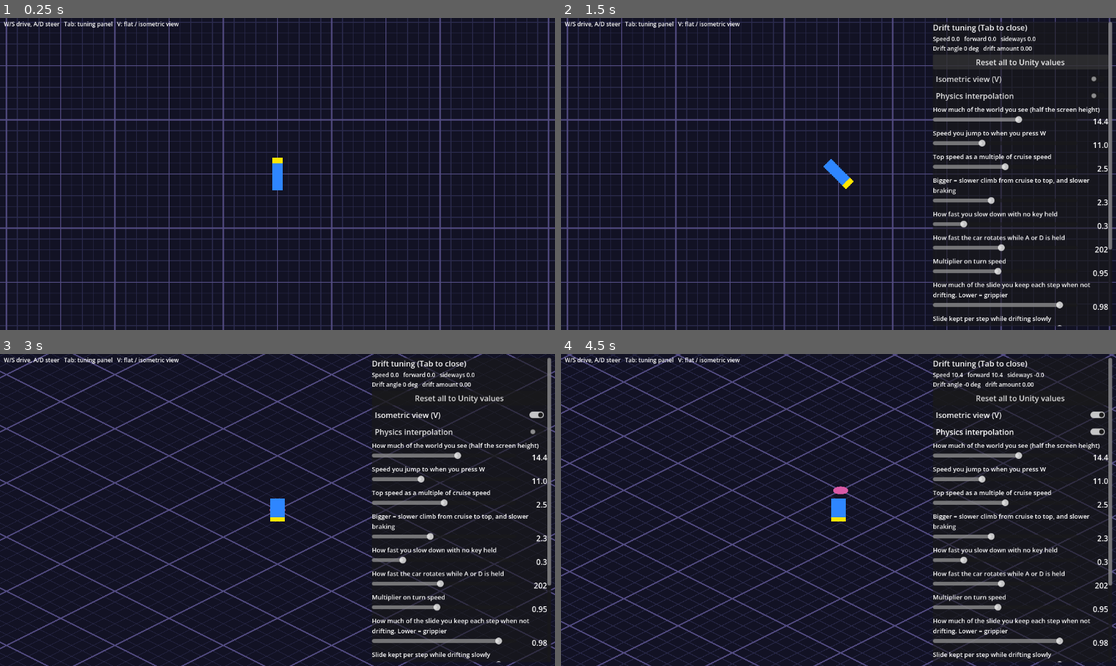
Above: before the commit, frames 1-4 (two rows, left to right).
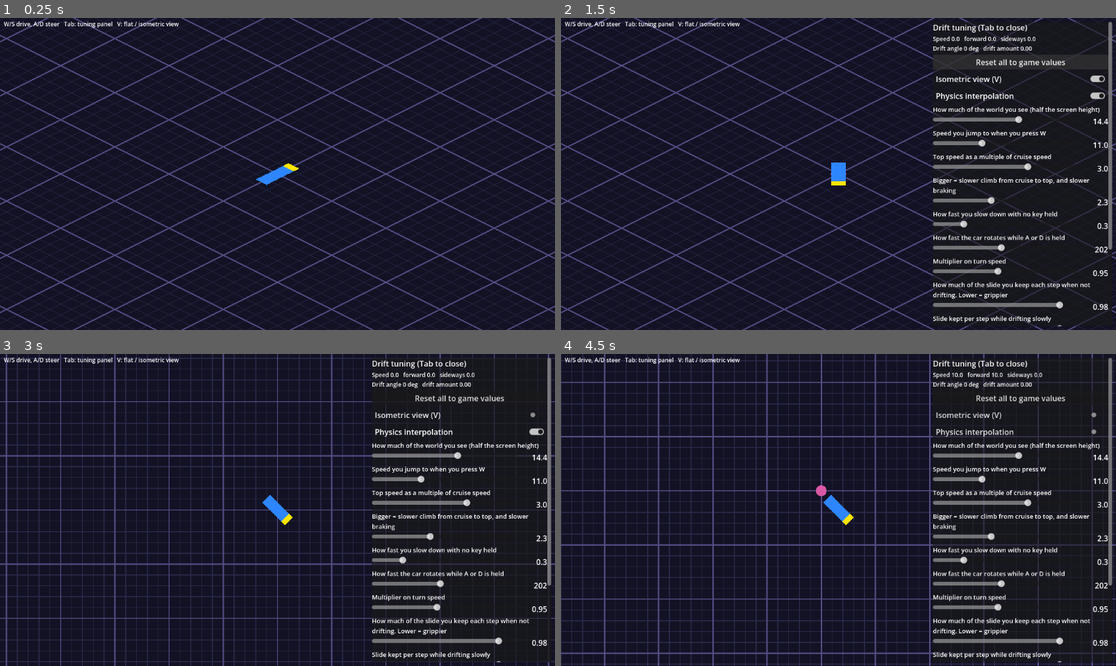
Above: after the commit, the same moments.

Repository: akyrat/solid-carbide-game
Game: Godot game, scene res://scenes/drift_prototype/drift_prototype.tscn
Same seed, same stepped clock (60 frames per second), same inputs: the game is played once before the commit and once after it.
Inputs (mouse positions are in pixels of both pictures, inside the frame that each line leads up to):
- Up to frame 1 (0.25 s): no input
- Up to frame 2 (1.5 s): tap Enter at 0.5 s; move the mouse to (960, 158) at 0.52 s; hold D (car_steer_right) 0.53-1.25 s; tap Tab (toggle_tuning_panel) at 0.6 s; click (960, 158) at 0.67 s; click (1021, 61) at 1.25 s, where only the run before the commit has a clickable "Reset all to Unity values"
- Up to frame 3 (3 s): click (460, 397) at 2 s, where only the run after the commit has a clickable "Reset all to game values"; click "Isometric view (V)" at 2.75 s
- Up to frame 4 (4.5 s): click "Physics interpolation" at 3.5 s; tap W (car_accelerate) at 4.25 s; drag from (727, 525) to (810, 572) at 4.27 s

The runs differ from the first frame. In frame 1, 22% of the frame differs, in the area x 0-100%, y 0-100%; in frame 2, 17%; in frame 3, 17%; in frame 4, 20%.

Commit message:
T-029: drift defaults after playtest (top speed 3.0, interpolation on, iso start, reset to game values)
Co-Authored-By: Claude Sonnet 5.5 <noreply@anthropic.com>

Diff:
--- a/game/project.godot
+++ b/game/project.godot
@@ -54,4 +54,4 @@
 [physics]
 
 common/physics_ticks_per_second=50
-common/physics_interpolation=false
+common/physics_interpolation=true
--- a/game/scripts/driving/car_tuning.gd
+++ b/game/scripts/driving/car_tuning.gd
@@ -2,7 +2,9 @@
 ## The car's handling values, copied from the board's Unity prototype.
 ##
 ## Defaults are the "Value in project files (used)" column of the Unity prototype
-## report, section 5 (docs/drifting/unity-prototype-report.md). SETTINGS lists the
+## report, section 5 (docs/drifting/unity-prototype-report.md), except top speed
+## multiplier, which the board set to 3.0 after playtesting (Drifting, Decisions,
+## 2026-10-09). UNITY keeps the Unity values for reference. SETTINGS lists the
 ## tuning sliders from the report's section 8 ("Proposed settings for the Godot
 ## prototype"), except off-road damping and the physics rate.
 ##
@@ -14,7 +16,7 @@
 ## Body rotation rate before the sensitivity multiplier (degrees/s).
 var turn_speed := 202.0
 ## Top speed = forward_speed * top_speed_multiplier.
-var top_speed_multiplier := 2.5
+var top_speed_multiplier := 3.0
 ## Sets the ramp rate top / time, used for speeding up, braking and reverse (s).
 var time_to_top_speed := 2.3
 ## Coasting loses top speed * this per second.
@@ -34,6 +36,22 @@
 ## How fast the drift amount falls to 0 (per s).
 var drift_exit_rate := 3.0
 
+## The Unity prototype's values, by setting key (report section 5).
+const UNITY := {
+	"forward_speed": 11.0,
+	"turn_speed": 202.0,
+	"top_speed_multiplier": 2.5,
+	"time_to_top_speed": 2.3,
+	"coast_decel_multiplier": 0.3,
+	"steer_sensitivity": 0.95,
+	"drift_factor": 0.98,
+	"drift_grip_low_speed": 0.98,
+	"drift_grip_high_speed": 0.98,
+	"drift_speed_reference": 20.0,
+	"drift_enter_rate": 12.0,
+	"drift_exit_rate": 3.0,
+}
+
 ## One entry per slider. "key" is the property above. "label" is the
 ## plain-language label from the report's section 8; "name" is the setting's
 ## name there. "tip" explains the slider for its tooltip.
@@ -44,7 +62,7 @@
 		"min": 4.0, "max": 25.0, "step": 0.1},
 	{"key": "top_speed_multiplier", "name": "Top speed multiplier", "unit": "x cruise",
 		"label": "Top speed as a multiple of cruise speed",
-		"tip": "Top speed = cruise speed x this. Unity: 11 x 2.5 = 27.5 units/s.",
+		"tip": "Top speed = cruise speed x this. Game default: 11 x 3.0 = 33 units/s (Unity: 11 x 2.5 = 27.5).",
 		"min": 1.0, "max": 4.0, "step": 0.05},
 	{"key": "time_to_top_speed", "name": "Time to top speed", "unit": "s",
 		"label": "Bigger = slower climb from cruise to top, and slower braking",
@@ -111,6 +129,11 @@
 
 ## The Unity values, by setting key.
 static func unity_values() -> Dictionary:
+	return UNITY.duplicate()
+
+
+## The game's default values, by setting key.
+static func default_values() -> Dictionary:
 	var fresh = load("res://scripts/driving/car_tuning.gd").new()
 	var out := {}
 	for s in SETTINGS:
@@ -120,6 +143,12 @@
 
 ## Puts every setting back to its Unity value.
 func reset_to_unity() -> void:
-	var values := unity_values()
+	for key in UNITY:
+		set(key, UNITY[key])
+
+
+## Puts every setting back to the game's default value.
+func reset_to_defaults() -> void:
+	var values := default_values()
 	for key in values:
 		set(key, values[key])
--- a/game/scripts/driving/drift_prototype.gd
+++ b/game/scripts/driving/drift_prototype.gd
@@ -21,10 +21,10 @@
 const ISO_TRANSFORM := Transform2D(Vector2(1.0, 0.5), Vector2(-1.0, 0.5), Vector2.ZERO)
 
 ## "flat" or "iso".
-var view := "flat"
+var view := "iso"
 ## Camera zoom as Unity's orthographic size: half the visible height, in units.
 var zoom := 14.4
-var physics_interpolation := false
+var physics_interpolation := true
 
 var physics_world: Node2D
 var car: CharacterBody2D
--- a/game/scripts/driving/tuning_panel.gd
+++ b/game/scripts/driving/tuning_panel.gd
@@ -2,7 +2,7 @@
 ## The drift prototype's tuning panel (a playtest tool, not part of the game's
 ## UI). One slider per setting in CarTuning.SETTINGS plus the camera zoom, an
 ## isometric view toggle, a physics interpolation toggle, a live readout and a
-## button that puts every slider back to its Unity value. Changes apply live.
+## button that puts every slider back to the game's values. Changes apply live.
 ## Tab opens and closes it (handled by the drift prototype scene).
 
 const CarTuning := preload("res://scripts/driving/car_tuning.gd")
@@ -54,9 +54,9 @@
 	box.add_child(readout)
 
 	reset_button = Button.new()
-	reset_button.text = "Reset all to Unity values"
-	reset_button.tooltip_text = "Puts every slider back to the value the Unity prototype uses, and turns physics interpolation off."
-	reset_button.pressed.connect(reset_to_unity)
+	reset_button.text = "Reset all to game values"
+	reset_button.tooltip_text = "Puts every slider back to the game's value, turns physics interpolation on and sets the camera zoom to 14.4. Each slider's tooltip still shows the Unity value."
+	reset_button.pressed.connect(reset_to_defaults)
 	box.add_child(reset_button)
 
 	view_toggle = CheckButton.new()
@@ -67,7 +67,7 @@
 
 	interpolation_toggle = CheckButton.new()
 	interpolation_toggle.text = "Physics interpolation"
-	interpolation_toggle.tooltip_text = "Off (Unity's look): the car moves in 50 steps per second, so on a faster screen the world shifts in small steps. On: smoother motion between steps."
+	interpolation_toggle.tooltip_text = "On (the game's default; Unity had it off): smooth motion between the car's 50 steps per second. Off: on a faster screen the world shifts in small steps."
 	interpolation_toggle.toggled.connect(func(on: bool) -> void: prototype.set_physics_interpolation(on))
 	box.add_child(interpolation_toggle)
 
@@ -117,12 +117,12 @@
 	_value_labels[key].text = _fmt(v, sliders[key].step)
 
 
-## Puts every slider and the setting behind it back to its Unity value, and
-## turns physics interpolation off (Unity's car is not interpolated).
-func reset_to_unity() -> void:
-	prototype.car.tuning.reset_to_unity()
+## Puts every slider and the setting behind it back to the game's value, turns
+## physics interpolation on and sets the zoom to 14.4. (The view is left as is.)
+func reset_to_defaults() -> void:
+	prototype.car.tuning.reset_to_defaults()
 	prototype.set_zoom(UNITY_ZOOM)
-	prototype.set_physics_interpolation(false)
+	prototype.set_physics_interpolation(true)
 	refresh()
 
 
--- a/game/tests/unit/test_drift_model.gd
+++ b/game/tests/unit/test_drift_model.gd
@@ -13,6 +13,8 @@
 func _new_car() -> Object:
 	var m = CarModel.new()
 	m.dt = DT
+	# These tests prove the Unity behaviour, so they use the Unity values, not the game defaults.
+	m.tuning.reset_to_unity()
 	return m
 
 
@@ -232,3 +234,14 @@
 		for i in 100:
 			r.step(false, true, 0.0)
 		assert_almost_eq(r.forward_speed(), -TOP, 1e-6, "reverse, heading %d" % k)
+
+
+func test_default_tuning_holding_w_reaches_top_speed_33() -> void:
+	var m = CarModel.new()
+	m.dt = DT
+	assert_almost_eq(m.tuning.top_speed(), 33.0, 1e-9)
+	m.step(true, false, 0.0)
+	assert_almost_eq(m.forward_speed(), 11.0, 1e-9, "jump to cruise stays 11")
+	for i in 300:
+		m.step(true, false, 0.0)
+	assert_almost_eq(m.forward_speed(), 33.0, 33.0 / 2.3 * DT, "top speed 3.0 x 11 within one step")
--- a/game/tests/unit/test_drift_prototype.gd
+++ b/game/tests/unit/test_drift_prototype.gd
@@ -64,7 +64,7 @@
 
 func test_project_runs_physics_at_50_ticks() -> void:
 	assert_eq(ProjectSettings.get_setting("physics/common/physics_ticks_per_second"), 50)
-	assert_false(ProjectSettings.get_setting("physics/common/physics_interpolation"), "interpolation off by default")
+	assert_true(ProjectSettings.get_setting("physics/common/physics_interpolation"), "interpolation on by default")
 
 
 func test_input_map_binds_wasd_and_tab() -> void:
@@ -80,12 +80,28 @@
 
 # --- Defaults and sliders ---------------------------------------------------------------
 
-func test_defaults_equal_unity_values() -> void:
+func test_defaults_equal_unity_values_except_top_speed() -> void:
 	var t = CarTuning.new()
 	for key in UNITY_VALUES:
-		assert_almost_eq(float(t.get(key)), UNITY_VALUES[key], 1e-12, key)
+		var expected: float = 3.0 if key == "top_speed_multiplier" else UNITY_VALUES[key]
+		assert_almost_eq(float(t.get(key)), expected, 1e-12, key)
+	assert_almost_eq(t.forward_speed, 11.0, 1e-12)
+	assert_almost_eq(t.top_speed(), 33.0, 1e-12)
+	assert_almost_eq(t.turn_rate(), 191.9, 1e-9)
+	for key in UNITY_VALUES:
+		assert_almost_eq(float(CarTuning.unity_values()[key]), UNITY_VALUES[key], 1e-12, "unity_values %s" % key)
+	t.reset_to_unity()
 	assert_almost_eq(t.top_speed(), 27.5, 1e-12)
-	assert_almost_eq(t.turn_rate(), 191.9, 1e-9)
+
+
+func test_prototype_starts_in_iso_view_with_interpolation() -> void:
+	var p := _scene()
+	assert_eq(p.view, "iso")
+	assert_eq(p.car_sprite.texture.resource_path, "res://art/placeholders/car/car_iso.png")
+	assert_true(p.physics_interpolation)
+	assert_true(get_tree().physics_interpolation)
+	assert_true(p.panel.view_toggle.button_pressed)
+	assert_true(p.panel.interpolation_toggle.button_pressed)
 
 
 func test_every_section_8_setting_has_a_slider_starting_at_unity_value() -> void:
@@ -99,11 +115,11 @@
 		var sl: HSlider = sliders[key]
 		assert_almost_eq(sl.min_value, SECTION_8_RANGES[key][0], 1e-9, "%s min" % key)
 		assert_almost_eq(sl.max_value, SECTION_8_RANGES[key][1], 1e-9, "%s max" % key)
-		var expected: float = 14.4 if key == "camera_zoom" else UNITY_VALUES[key]
-		assert_almost_eq(sl.value, expected, 1e-6, "%s starts at the Unity value" % key)
+		var expected: float = 14.4 if key == "camera_zoom" else _game_value(key)
+		assert_almost_eq(sl.value, expected, 1e-6, "%s starts at the game value" % key)
 		assert_ne(sl.tooltip_text, "", "%s has a tooltip" % key)
 	for key in UNITY_VALUES:
-		assert_almost_eq(float(p.car.tuning.get(key)), UNITY_VALUES[key], 1e-12, "car uses Unity %s" % key)
+		assert_almost_eq(float(p.car.tuning.get(key)), _game_value(key), 1e-12, "car uses game value %s" % key)
 
 
 func test_slider_labels_are_the_section_8_labels() -> void:
@@ -131,30 +147,36 @@
 	assert_almost_eq(p.zoom, 8.0, 1e-9)
 
 
-func test_reset_restores_every_unity_value() -> void:
+func _game_value(key: String) -> float:
+	return 3.0 if key == "top_speed_multiplier" else UNITY_VALUES[key]
+
+
+func test_reset_restores_every_game_value() -> void:
 	var p := _scene()
 	for key in p.panel.sliders:
 		var sl: HSlider = p.panel.sliders[key]
 		sl.value = sl.max_value
-	p.set_physics_interpolation(true)
+	p.set_physics_interpolation(false)
 	assert_almost_eq(p.car.tuning.forward_speed, 25.0, 1e-9)
 	p.panel.reset_button.pressed.emit()
 	for key in UNITY_VALUES:
-		assert_almost_eq(float(p.car.tuning.get(key)), UNITY_VALUES[key], 1e-12, "%s reset" % key)
-		assert_almost_eq(p.panel.sliders[key].value, UNITY_VALUES[key], 1e-6, "%s slider reset" % key)
+		assert_almost_eq(float(p.car.tuning.get(key)), _game_value(key), 1e-12, "%s reset" % key)
+		assert_almost_eq(p.panel.sliders[key].value, _game_value(key), 1e-6, "%s slider reset" % key)
+	assert_almost_eq(p.car.tuning.top_speed_multiplier, 3.0, 1e-12)
 	assert_almost_eq(p.zoom, 14.4, 1e-12)
 	assert_almost_eq(p.panel.sliders["camera_zoom"].value, 14.4, 1e-6)
-	assert_false(p.physics_interpolation, "interpolation back off")
-	assert_false(p.panel.interpolation_toggle.button_pressed)
+	assert_true(p.physics_interpolation, "interpolation back on")
+	assert_true(get_tree().physics_interpolation)
+	assert_true(p.panel.interpolation_toggle.button_pressed)
 
 
 func test_interpolation_toggle() -> void:
 	var p := _scene()
+	assert_true(get_tree().physics_interpolation)
+	p.panel.interpolation_toggle.button_pressed = false
 	assert_false(get_tree().physics_interpolation)
 	p.panel.interpolation_toggle.button_pressed = true
 	assert_true(get_tree().physics_interpolation)
-	p.panel.interpolation_toggle.button_pressed = false
-	assert_false(get_tree().physics_interpolation)
 
 
 # --- View switch ------------------------------------------------------------------------
@@ -196,6 +218,8 @@
 func test_view_switch_changes_only_the_drawing() -> void:
 	var p := _scene()
 	_drive(p, 40, true, false, 1.0)
+	assert_eq(p.view, "iso", "starts isometric")
+	p.panel.view_toggle.button_pressed = false
 	assert_eq(p.view, "flat")
 	assert_eq(p.car_sprite.texture.resource_path, "res://art/placeholders/car/car_flat.png")
 	assert_eq(p.ground.transform, Transform2D.IDENTITY)
@@ -212,6 +236,9 @@
 
 func test_camera_stays_on_the_car_and_never_rotates() -> void:
 	var p := _scene()
+	# Interpolation (on by default) blends the camera between steps; this test checks
+	# the camera's own placement, so it turns interpolation off.
+	p.set_physics_interpolation(false)
 	assert_true(p.camera.is_current())
 	assert_true(p.camera.ignore_rotation)
 	assert_false(p.camera.position_smoothing_enabled)
Not shown, changed: game/README.md
Not shown, changed: tasks/T-029-drift-defaults-after-playtest.md
